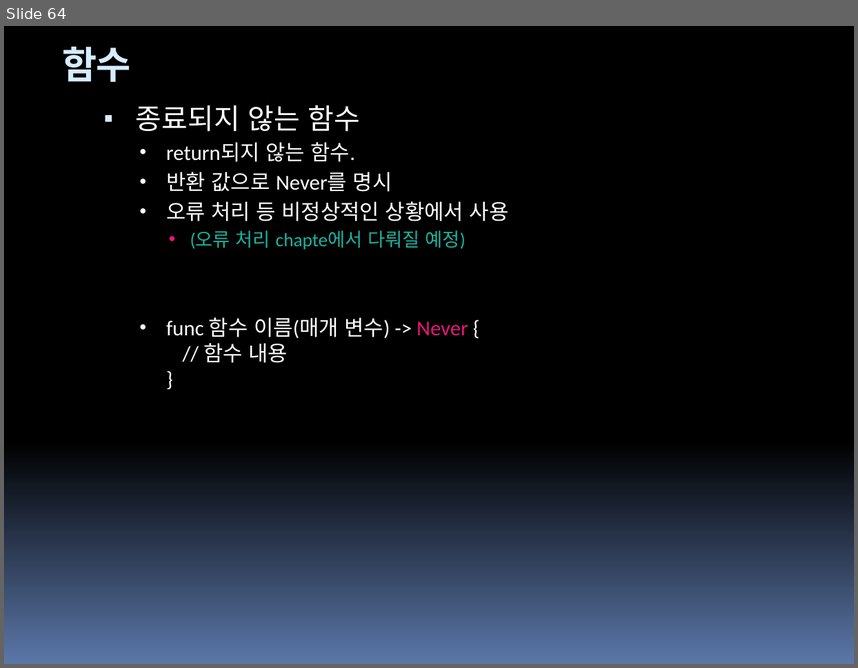
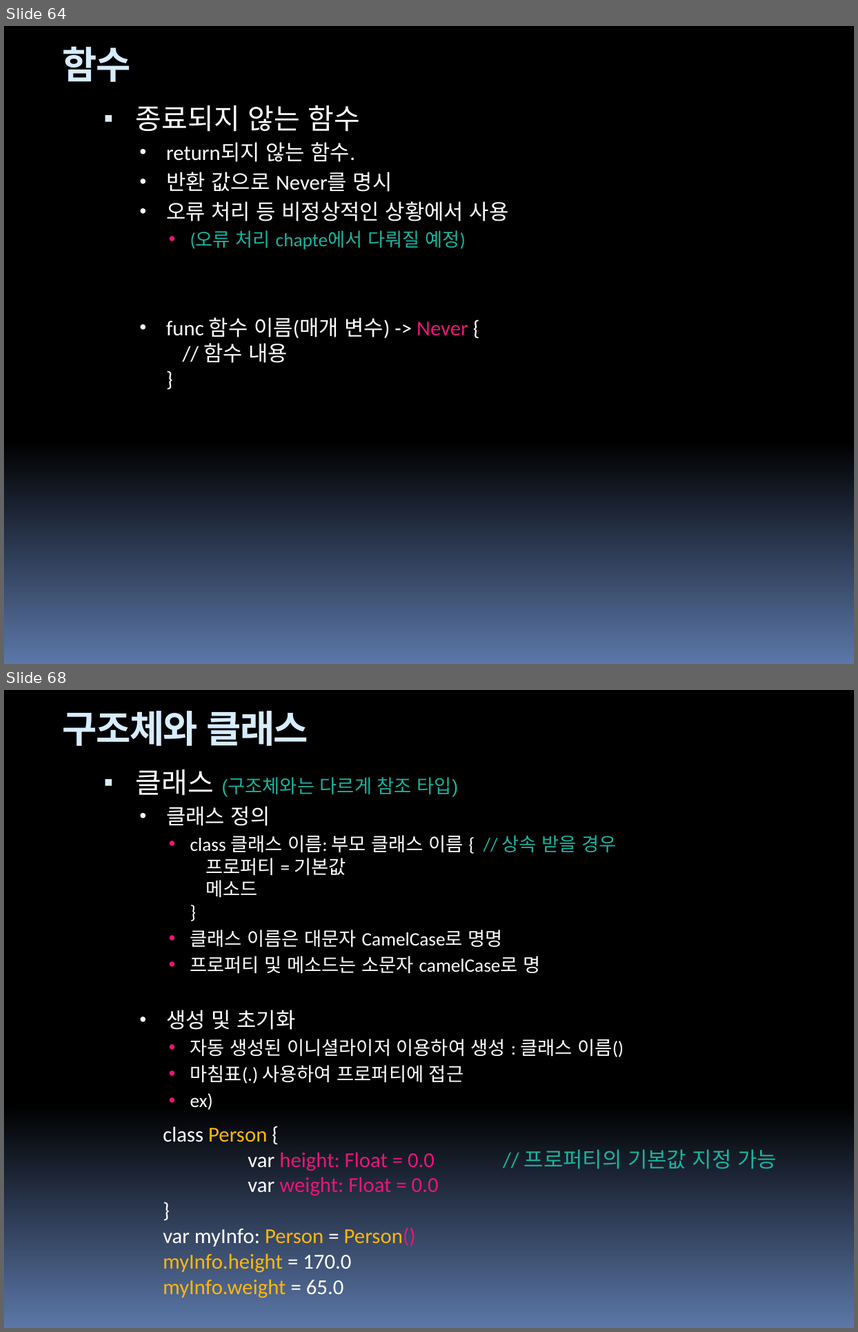
Before and after one commit to hounga13/helloSwift, a slide deck: Swift세미나자료.pptx. Shown one above the other, each under a label of ours: slide 64 before the commit, slides 64 and 68 after it; the slides between them are not shown. The pictures are 858x668 and 858x1332 pixels, drawn with LibreOffice and Linux fonts; fonts in the diff are those of the drawing. Boxes give left, top, right and bottom in pixels: in the first picture for what was removed or moved away, otherwise in the second. Text is boxed around its words. In the diff, an @@ line names an element or a change of style, - is before the commit and + after.

Commit message:
Chapter 11, struct and class

```diff
--- a/Swift세미나자료.pptx
+++ b/Swift세미나자료.pptx
@@ slide 68 added at <box>4,690,854,1328</box>, background gradient #000000 to #5B77A8; not listed: 4 template elements that a slide beside it also shows @@
@@ title added at <box>63,711,308,746</box>, 32 pt, text #D6ECFF, bold @@
+구조체와 클래스
@@ text added at <box>136,769,624,1110</box>, 16 pt, text #FFFFFF @@
+▪ 클래스 (구조체와는 다르게 참조 타입)
+  • 클래스 정의
+    • class 클래스 이름: 부모 클래스 이름 { // 상속 받을 경우
+      프로퍼티 = 기본값
+      메소드
+      }
+    • 클래스 이름은 대문자 CamelCase로 명명
+    • 프로퍼티 및 메소드는 소문자 camelCase로 명
+  • 생성 및 초기화
+    • 자동 생성된 이니셜라이저 이용하여 생성 : 클래스 이름()
+    • 마침표(.) 사용하여 프로퍼티에 접근
+    • ex)
@@ text added at <box>163,1126,439,1298</box>, 18 pt, text #FEB80A @@
+class Person {
+var height: Float = 0.0 // 프로퍼티의 기본값 지정 가능
+var weight: Float = 0.0
+}
+var myInfo: Person = Person()
+myInfo.height = 170.0
+myInfo.weight = 65.0
```
Also in this commit, not shown: 10 other slides added, 2 other files.
